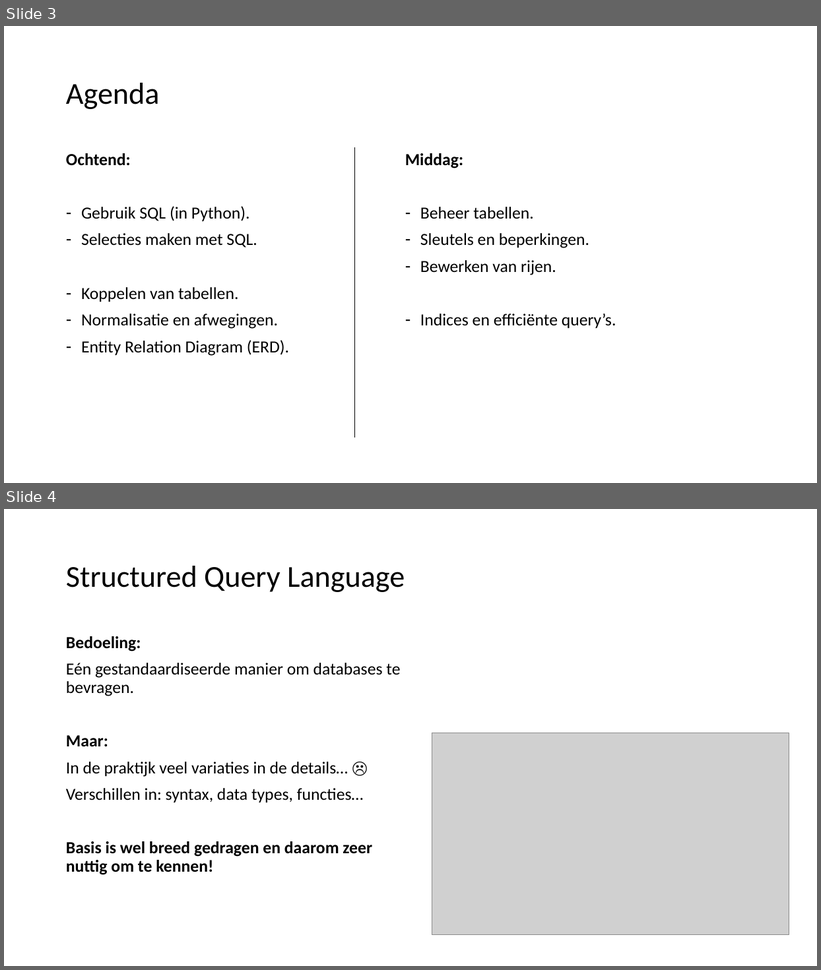
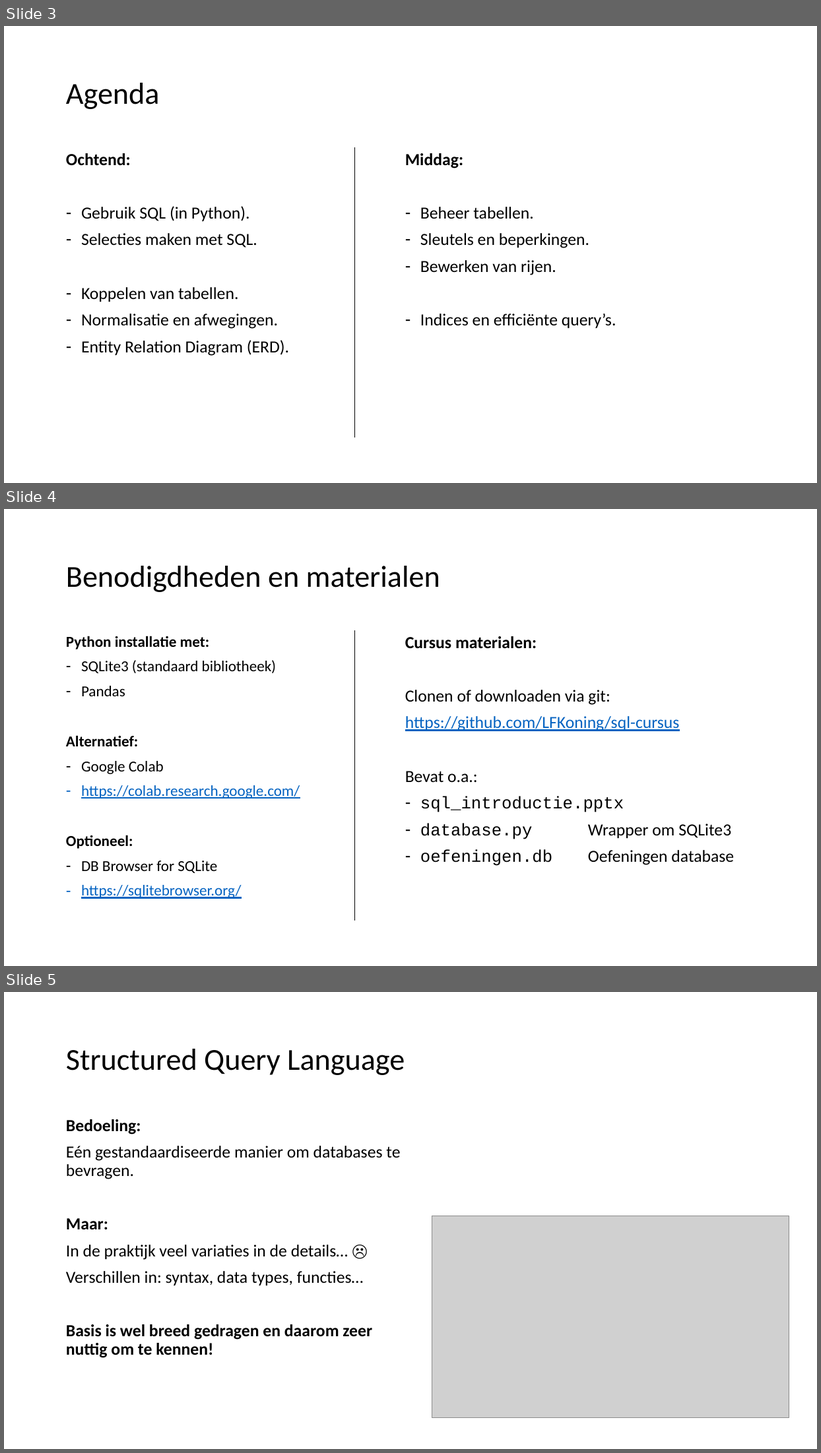
Before and after one commit to LFKoning/knowledge-sharing, a slide deck: sql/sql_introductie.pptx. Shown one above the other, each under a label of ours: slides 3 and 4 before the commit, slides 3, 4 and 5 after it. The pictures are 821x970 and 821x1453 pixels, drawn with LibreOffice and Linux fonts; fonts in the diff are those of the drawing; grey boxes stand for pictures. Boxes give left, top, right and bottom in pixels: in the first picture for what was removed or moved away, otherwise in the second. Text is boxed around its words. In the diff, an @@ line names an element or a change of style, - is before the commit and + after.

```diff
--- a/sql/sql_introductie.pptx
+++ b/sql/sql_introductie.pptx
@@ slide 4 added at [4, 509, 817, 966], background #FFFFFF @@
@@ title added at [66, 566, 440, 592], 36 pt, text #000000 @@
+Benodigdheden en materialen
@@ text added at [66, 636, 300, 899], 18 pt, text #000000 @@
+Python installatie met:
+– SQLite3 (standaard bibliotheek)
+– Pandas
+Alternatief:
+– Google Colab
+– https://colab.research.google.com/
+Optioneel:
+– DB Browser for SQLite
+– https://sqlitebrowser.org/
@@ line added from (354, 631) to (354, 921), #000000 1 pt @@
@@ text added at [405, 636, 734, 866], 20 pt, text #000000 @@
+Cursus materialen:
+Clonen of downloaden via git:
+https://github.com/LFKoning/sql-cursus
+Bevat o.a.:
+– sql_introductie.pptx
+– database.py Wrapper om SQLite3
+– oefeningen.db Oefeningen database
@@ what was slide 4 is now slide 5 @@
```
Also in this commit, not shown: 1 slide changed, 1 other file.
